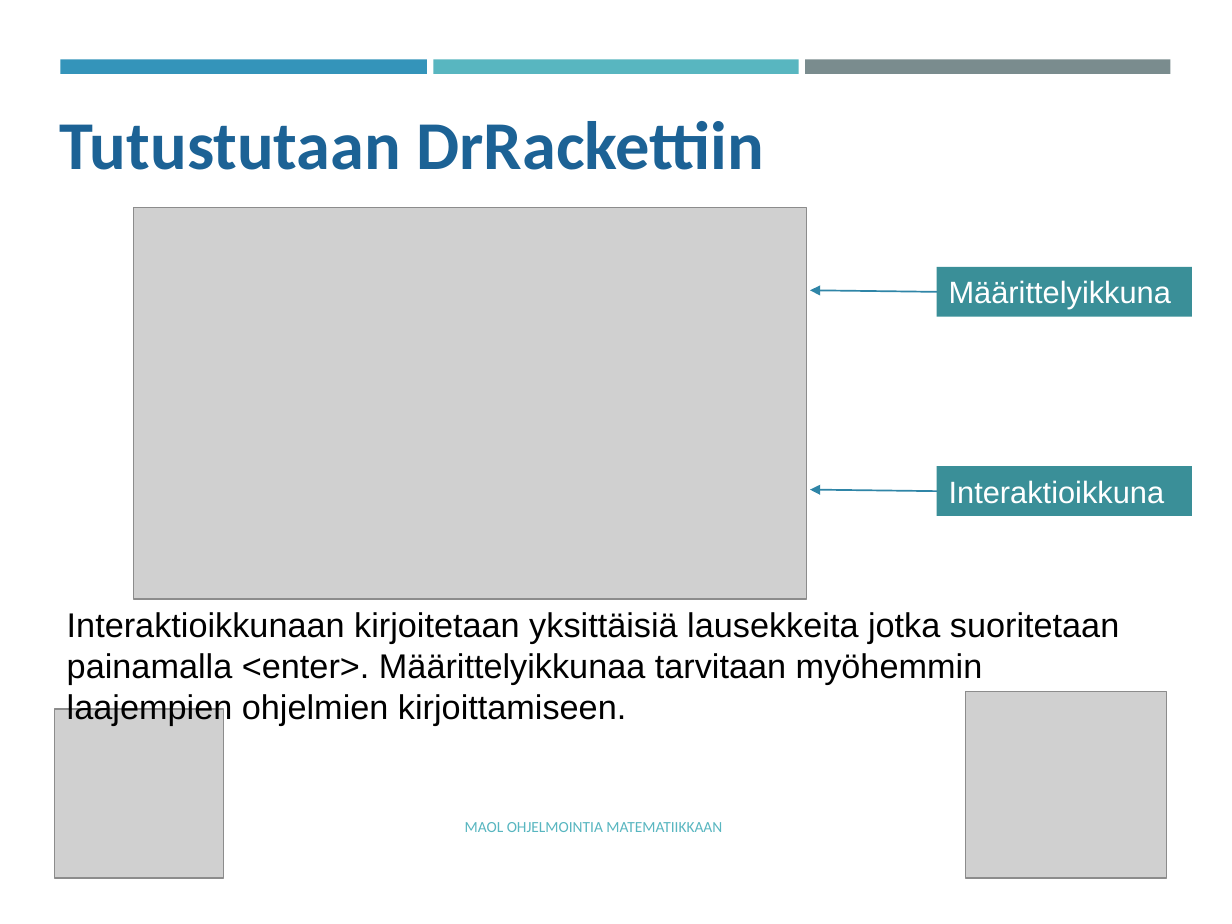
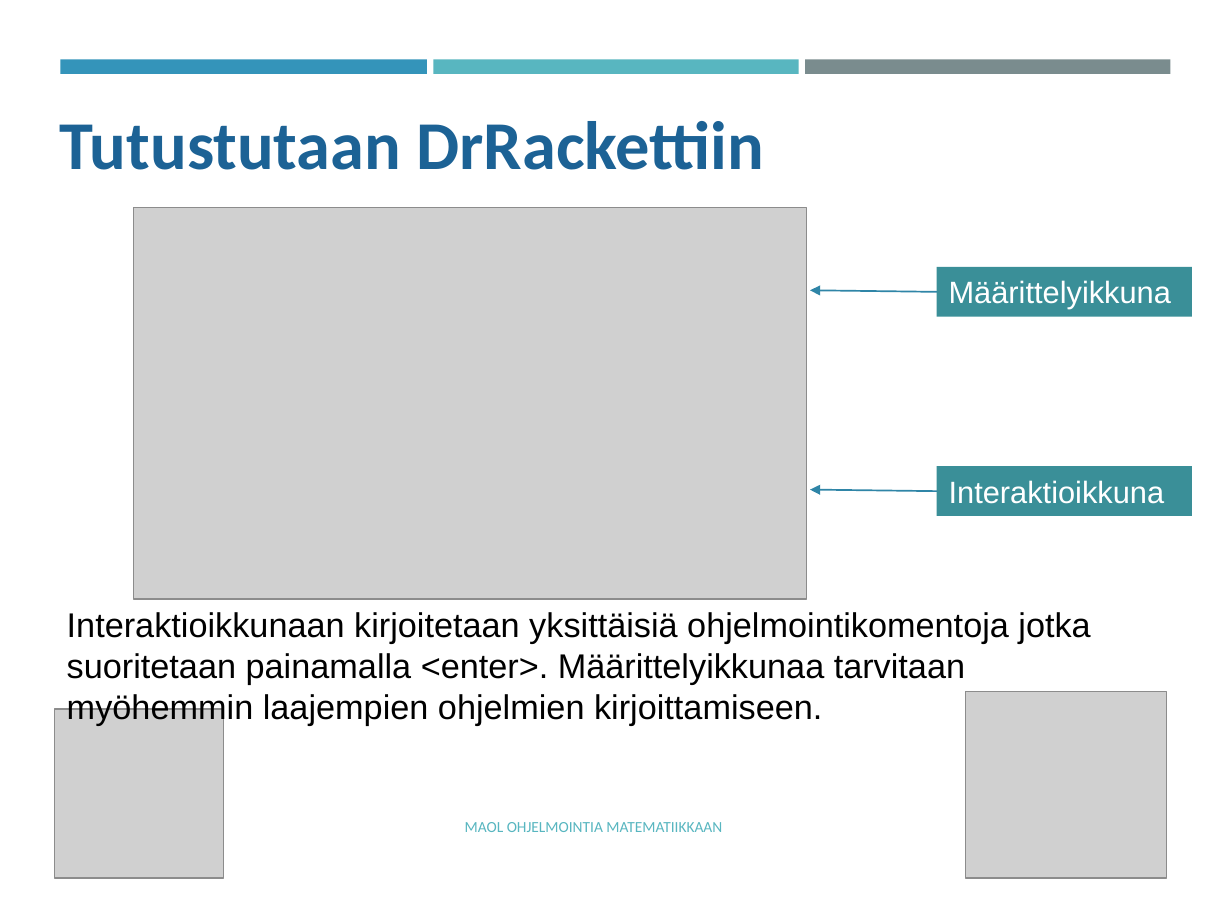
Before and after one commit to tyynetyyne/tyynetyyne.github.io, a slide deck: slide 3 of tehtavat/tiedostot/maol/power_point/Racket-MAOL-5-6-tutustuminen-ohjelmointiymparistoon.pptx. Drawn at 1232x924 pixels with LibreOffice and Linux fonts; fonts in the diff are those of the drawing; grey boxes stand for pictures. Boxes give left, top, right and bottom in pixels: in the first picture for what was removed or moved away, otherwise in the second. Text is boxed around its words. In the diff, an @@ line names an element or a change of style, - is before the commit and + after.

```diff
--- a/tehtavat/tiedostot/maol/power_point/Racket-MAOL-5-6-tutustuminen-ohjelmointiymparistoon.pptx
+++ b/tehtavat/tiedostot/maol/power_point/Racket-MAOL-5-6-tutustuminen-ohjelmointiymparistoon.pptx
@@ text at box(67, 612, 1090, 726): text changed @@
-Interaktioikkunaan kirjoitetaan yksittäisiä lausekkeita jotka suoritetaan painamalla <enter>. Määrittelyikkunaa tarvitaan myöhemmin laajempien ohjelmien kirjoittamiseen.
+Interaktioikkunaan kirjoitetaan yksittäisiä ohjelmointikomentoja jotka suoritetaan painamalla <enter>. Määrittelyikkunaa tarvitaan myöhemmin laajempien ohjelmien kirjoittamiseen.
```
Also in this commit, not shown: 15 other slides changed.
